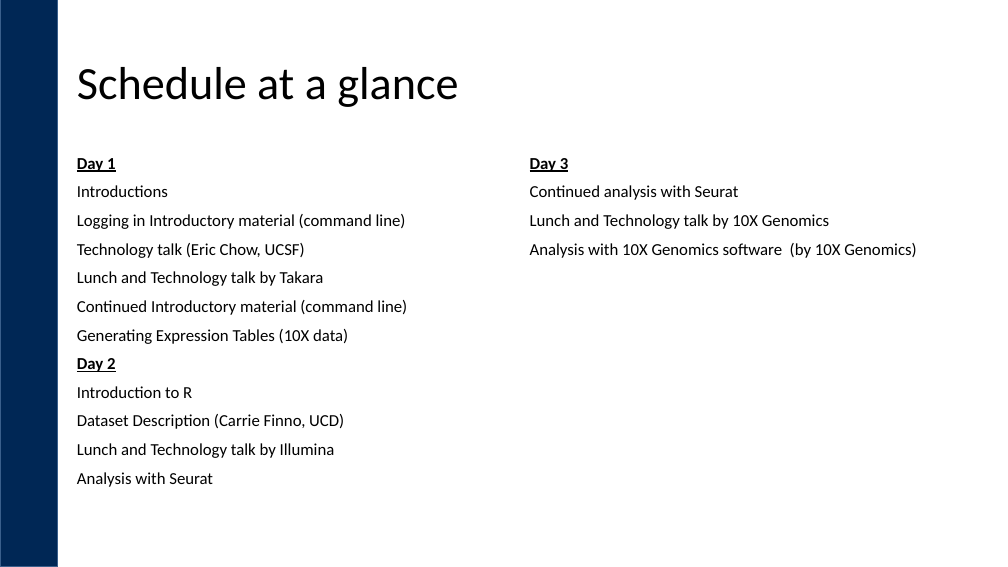
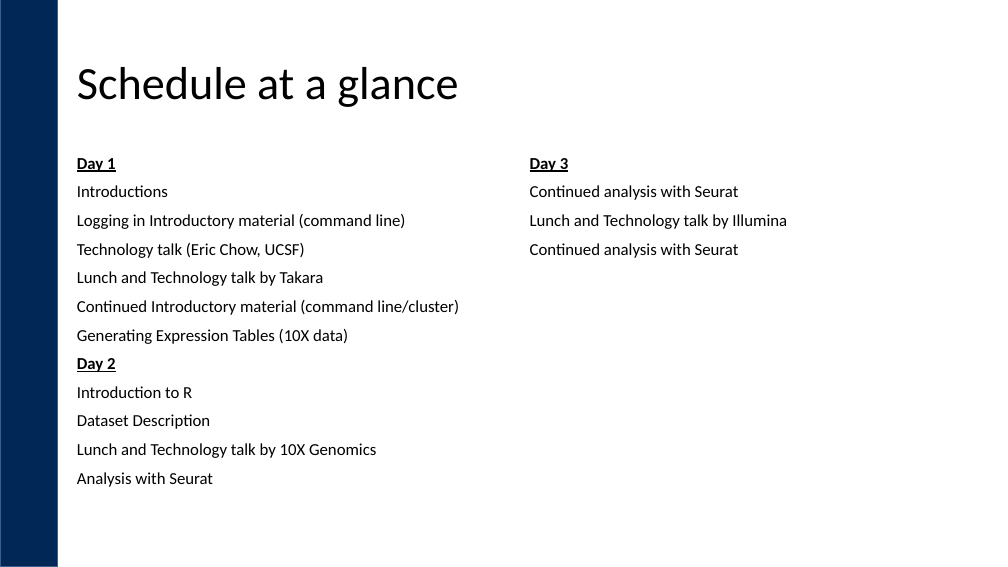
Before and after one commit to ucdavis-bioinformatics-training/2017_2018-single-cell-RNA-sequencing-Workshop-UCD_UCB_UCSF, a slide deck: slide 8 of day1/Introduction.pptx. Drawn at 1008x567 pixels with LibreOffice and Linux fonts; fonts in the diff are those of the drawing; background and template pictures are left out. Boxes give left, top, right and bottom in pixels: in the first picture for what was removed or moved away, otherwise in the second. Text is boxed around its words. In the diff, an @@ line names an element or a change of style, - is before the commit and + after.

```diff
--- a/day1/Introduction.pptx
+++ b/day1/Introduction.pptx
@@ text at (x1=530, y1=214, x2=787, y2=258): text changed @@
-Lunch and Technology talk by 10X Genomics
-Analysis with 10X Genomics software (by 10X Genomics)
+Lunch and Technology talk by Illumina
+Continued analysis with Seurat
@@ text at (x1=77, y1=300, x2=459, y2=315): text changed @@
-Continued Introductory material (command line)
+Continued Introductory material (command line/cluster)
@@ text at (x1=77, y1=414, x2=376, y2=458): text changed @@
-Dataset Description (Carrie Finno, UCD)
-Lunch and Technology talk by Illumina
+Dataset Description
+Lunch and Technology talk by 10X Genomics
```
Also in this commit, not shown: 3 other slides changed, 4 other files.
